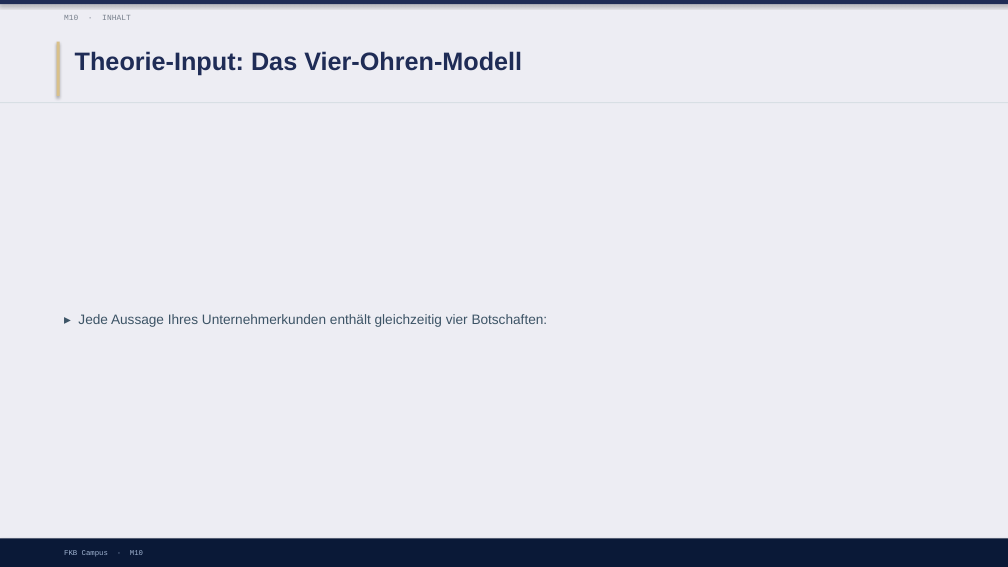
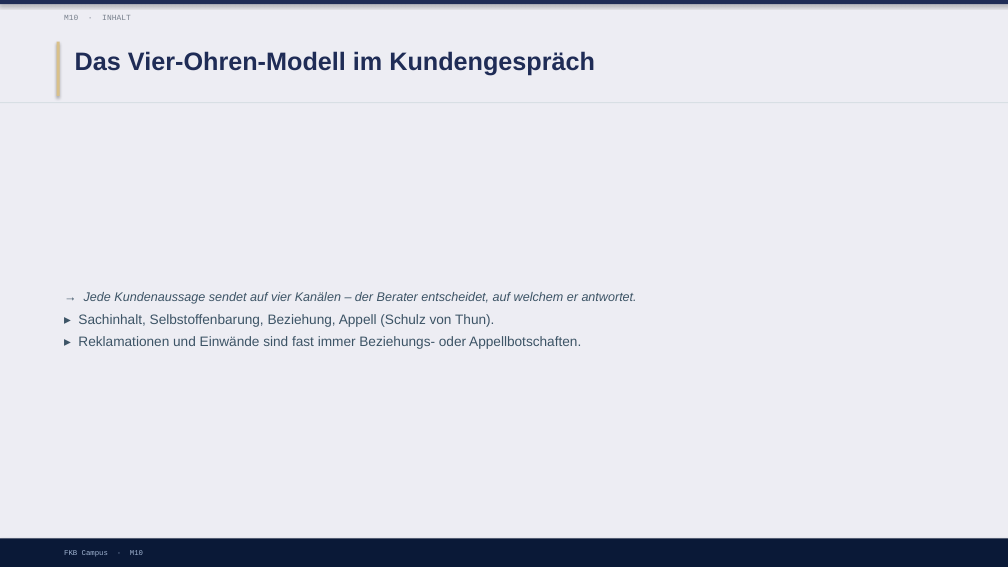
Before and after one commit to ck5rqc47pr-byte/firmenkundenakademie-online, a slide deck: slide 6 of protected-downloads/praesentation/M10.pptx (slide 5 before the commit). Drawn at 1008x567 pixels with LibreOffice and Linux fonts; fonts in the diff are those of the drawing. Boxes give left, top, right and bottom in pixels: in the first picture for what was removed or moved away, otherwise in the second. Text is boxed around its words. In the diff, an @@ line names an element or a change of style, - is before the commit and + after.

```diff
--- a/protected-downloads/praesentation/M10.pptx
+++ b/protected-downloads/praesentation/M10.pptx
@@ text at [75, 51, 595, 76]: text changed @@
-Theorie-Input: Das Vier-Ohren-Modell
+Das Vier-Ohren-Modell im Kundengespräch
@@ text at [78, 292, 637, 349]: text changed @@
-▸ Jede Aussage Ihres Unternehmerkunden enthält gleichzeitig vier Botschaften:
+→ Jede Kundenaussage sendet auf vier Kanälen – der Berater entscheidet, auf welchem er antwortet.
+▸ Sachinhalt, Selbstoffenbarung, Beziehung, Appell (Schulz von Thun).
+▸ Reklamationen und Einwände sind fast immer Beziehungs- oder Appellbotschaften.
```
Also in this commit, not shown: 1 other slide changed, 6 slides added, 3 slides removed, 1 other file.
